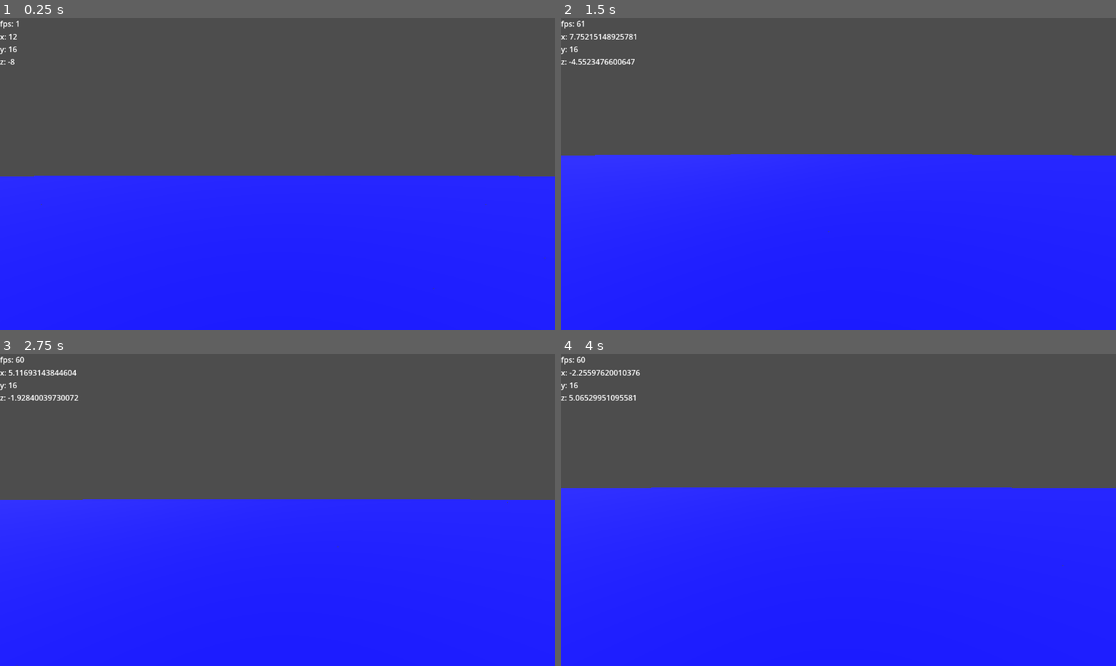
Above: before the commit, frames 1-4 (two rows, left to right).
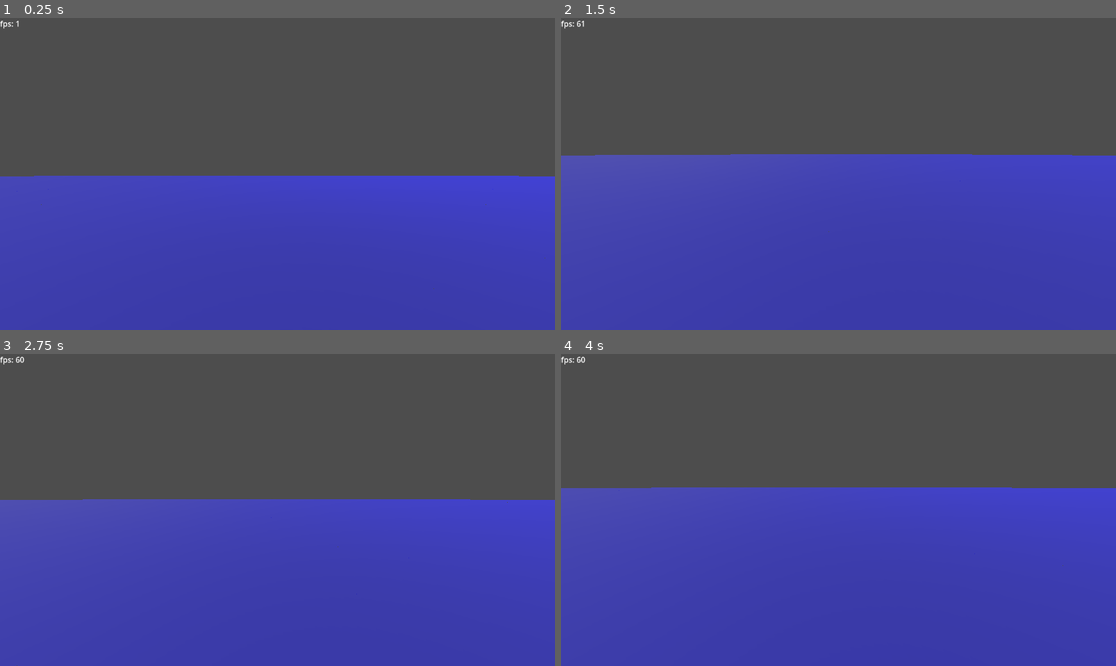
Above: after the commit, the same moments.

Repository: jmdejong/s6
Game: Godot game, scene res://scenes/world.tscn
The game is run twice, just before and just after one commit, with the same random seed, the same clock (stepped at 60 frames per second) and the same inputs.
Inputs (mouse positions are in pixels of both pictures, inside the frame that each line leads up to):
- Up to frame 1 (0.25 s): no input
- Up to frame 2 (1.5 s): tap Enter at 0.5 s; move the mouse to (960, 158) at 0.52 s; hold D (right) 0.53-1.28 s; click (960, 158) at 0.6 s; move the mouse to (810, 174) at 1.27 s; hold W (forwards) from 1.28 s (still down); tap Shift (sprint) at 1.35 s
- Up to frame 3 (2.75 s): keep holding W (forwards); move the mouse to (288, 503) at 2.02 s; click (288, 503) at 2.1 s
- Up to frame 4 (4 s): keep holding W (forwards); move the mouse to (832, 516) at 2.77 s; tap Shift (sprint) at 2.85 s; move the mouse to (877, 513) at 3.52 s; click (877, 513) at 3.6 s

The runs differ from the first frame. In frame 1, 49% of the frame differs, in the area x 0-100%, y 5-100%; in frame 2, 56%; in frame 3, 54%; in frame 4, 57%.

Commit message:
better grass particles and colours

Diff:
--- /dev/null
+++ b/scenes/height_collisions.tscn
@@ -0,0 +1,6 @@
+[gd_scene load_steps=2 format=3 uid="uid://cso43mjodhv5w"]
+
+[ext_resource type="Script" path="res://scripts/height_collisions.gd" id="1_rw1us"]
+
+[node name="HeightCollisions" type="StaticBody3D"]
+script = ExtResource("1_rw1us")
--- a/scenes/height_grass.tscn
+++ b/scenes/height_grass.tscn
@@ -1,15 +1,6 @@
-[gd_scene load_steps=6 format=3 uid="uid://qvsylhhgvhsx"]
+[gd_scene load_steps=4 format=3 uid="uid://qvsylhhgvhsx"]
 
 [ext_resource type="Script" path="res://scripts/height_grass.gd" id="1_advu8"]
-[ext_resource type="Shader" path="res://shaders/grassparticles.gdshader" id="2_lqfen"]
-
-[sub_resource type="ShaderMaterial" id="ShaderMaterial_xmc1g"]
-shader = ExtResource("2_lqfen")
-shader_parameter/area_min = null
-shader_parameter/area_size = null
-shader_parameter/side = null
-shader_parameter/chunk_min = null
-shader_parameter/chunk_size = null
 
 [sub_resource type="StandardMaterial3D" id="StandardMaterial3D_t3pfx"]
 cull_mode = 2
@@ -22,5 +13,4 @@
 
 [node name="HeightGrass" type="Node3D"]
 script = ExtResource("1_advu8")
-particle_material = SubResource("ShaderMaterial_xmc1g")
 mesh = SubResource("QuadMesh_h6pen")
--- /dev/null
+++ b/scenes/height_mesh.tscn
@@ -0,0 +1,29 @@
+[gd_scene load_steps=8 format=3 uid="uid://w66dky36q7nm"]
+
+[ext_resource type="Script" path="res://scripts/height_mesh.gd" id="1_md27k"]
+[ext_resource type="Shader" path="res://shaders/meshterrain.gdshader" id="2_0qfxd"]
+[ext_resource type="Texture2D" uid="uid://cfxhfpriv680" path="res://assets/ground_grass.png" id="3_booo5"]
+[ext_resource type="Texture2D" uid="uid://byty8m8bby1fa" path="res://assets/ground_sand.png" id="4_bj2wx"]
+[ext_resource type="Texture2D" uid="uid://b4jslu0uipdqo" path="res://assets/ground_stone.png" id="5_wkslr"]
+
+[sub_resource type="ShaderMaterial" id="ShaderMaterial_pti3q"]
+render_priority = 0
+shader = ExtResource("2_0qfxd")
+shader_parameter/area_min = null
+shader_parameter/area_size = null
+shader_parameter/texture_size = 2.0
+shader_parameter/grass_texture = ExtResource("3_booo5")
+shader_parameter/sand_texture = ExtResource("4_bj2wx")
+shader_parameter/stone_texture = ExtResource("5_wkslr")
+
+[sub_resource type="StandardMaterial3D" id="StandardMaterial3D_rtdkt"]
+transparency = 1
+cull_mode = 2
+albedo_color = Color(0, 0, 0.733333, 0.733333)
+
+[node name="HeightMesh" type="Node3D"]
+script = ExtResource("1_md27k")
+height_material = SubResource("ShaderMaterial_pti3q")
+water_material = SubResource("StandardMaterial3D_rtdkt")
+
+[node name="Meshes" type="Node3D" parent="."]
--- a/scenes/heightmap.tscn
+++ b/scenes/heightmap.tscn
@@ -1,27 +1,8 @@
-[gd_scene load_steps=8 format=3 uid="uid://ca575qgiulg5f"]
+[gd_scene load_steps=2 format=3 uid="uid://ca575qgiulg5f"]
 
-[ext_resource type="Script" path="res://scripts/heightmap.gd" id="1_rr73j"]
-[ext_resource type="Shader" path="res://shaders/meshterrain.gdshader" id="2_46lqx"]
-[ext_resource type="Texture2D" uid="uid://cfxhfpriv680" path="res://assets/ground_grass.png" id="3_2avwg"]
-[ext_resource type="Texture2D" uid="uid://byty8m8bby1fa" path="res://assets/ground_sand.png" id="4_n72q7"]
-[ext_resource type="Texture2D" uid="uid://b4jslu0uipdqo" path="res://assets/ground_stone.png" id="5_nwyq3"]
+[ext_resource type="Script" path="res://scripts/height_mesh.gd" id="1_jk4ni"]
 
-[sub_resource type="ShaderMaterial" id="ShaderMaterial_lvdf5"]
-render_priority = 0
-shader = ExtResource("2_46lqx")
-shader_parameter/area_min = null
-shader_parameter/area_size = null
-shader_parameter/texture_size = 4.0
-shader_parameter/grass_texture = ExtResource("3_2avwg")
-shader_parameter/sand_texture = ExtResource("4_n72q7")
-shader_parameter/stone_texture = ExtResource("5_nwyq3")
-
-[sub_resource type="StandardMaterial3D" id="StandardMaterial3D_tvtop"]
-albedo_color = Color(0, 0, 1, 1)
-
-[node name="HeightmapMesh" type="Node3D"]
-script = ExtResource("1_rr73j")
-height_material = SubResource("ShaderMaterial_lvdf5")
-water_material = SubResource("StandardMaterial3D_tvtop")
+[node name="HeightMesh" type="Node3D"]
+script = ExtResource("1_jk4ni")
 
 [node name="Meshes" type="Node3D" parent="."]
--- a/scenes/heightmap_collisions.tscn
+++ b/scenes/heightmap_collisions.tscn
@@ -1,6 +1,6 @@
 [gd_scene load_steps=2 format=3 uid="uid://cl618ixyx3ik4"]
 
-[ext_resource type="Script" path="res://scripts/heightmapshape.gd" id="1_vclct"]
+[ext_resource type="Script" path="res://scripts/height_collisions.gd" id="1_yaisn"]
 
-[node name="HeightmapCollisions" type="StaticBody3D"]
-script = ExtResource("1_vclct")
+[node name="HeightCollisions" type="StaticBody3D"]
+script = ExtResource("1_yaisn")
--- a/scenes/world.tscn
+++ b/scenes/world.tscn
@@ -1,16 +1,16 @@
 [gd_scene load_steps=11 format=3 uid="uid://fn2ddksgfbtm"]
 
 [ext_resource type="PackedScene" uid="uid://ckh5xy7d14ubd" path="res://scenes/player.tscn" id="1_hadwj"]
-[ext_resource type="PackedScene" uid="uid://ca575qgiulg5f" path="res://scenes/heightmap.tscn" id="3_7is5v"]
+[ext_resource type="PackedScene" uid="uid://w66dky36q7nm" path="res://scenes/height_mesh.tscn" id="3_f64ys"]
 [ext_resource type="Script" path="res://scripts/counters.gd" id="3_k87n2"]
-[ext_resource type="PackedScene" uid="uid://cl618ixyx3ik4" path="res://scenes/heightmap_collisions.tscn" id="4_6hr3l"]
+[ext_resource type="PackedScene" uid="uid://cso43mjodhv5w" path="res://scenes/height_collisions.tscn" id="4_7w3qk"]
 [ext_resource type="Script" path="res://scripts/blueprint.gd" id="4_g5nwg"]
 [ext_resource type="Shader" path="res://shaders/heightmap.gdshader" id="5_q2kd8"]
 [ext_resource type="PackedScene" uid="uid://qvsylhhgvhsx" path="res://scenes/height_grass.tscn" id="5_qde1d"]
 
 [sub_resource type="Environment" id="Environment_ok65l"]
 ambient_light_source = 2
-ambient_light_color = Color(0.533333, 0.533333, 0.533333, 1)
+ambient_light_energy = 0.0
 
 [sub_resource type="BoxMesh" id="BoxMesh_sf6mf"]
 
@@ -41,20 +41,20 @@
 offset_bottom = 50.0
 
 [node name="Player" parent="." instance=ExtResource("1_hadwj")]
-unique_name_in_owner = true
 transform = Transform3D(1, 0, 0, 0, 1, 0, 0, 0, 1, 12, 16, -8)
 
-[node name="HeightmapMesh" parent="." node_paths=PackedStringArray("source") instance=ExtResource("3_7is5v")]
+[node name="HeightMesh" parent="." node_paths=PackedStringArray("source") instance=ExtResource("3_f64ys")]
 source = NodePath("../Blueprint")
 
-[node name="HeightmapCollisions" parent="." node_paths=PackedStringArray("source") instance=ExtResource("4_6hr3l")]
+[node name="HeightCollisions" parent="." node_paths=PackedStringArray("source") instance=ExtResource("4_7w3qk")]
+source = NodePath("../Blueprint")
+
+[node name="HeightGrass" parent="." node_paths=PackedStringArray("source") instance=ExtResource("5_qde1d")]
+transform = Transform3D(1, 0, 0, -1.49012e-08, 1, -2.98023e-08, 1.49012e-08, 0, 1, 5.96046e-08, -4.76837e-07, 1.19209e-07)
 source = NodePath("../Blueprint")
 
 [node name="DirectionalLight3D" type="DirectionalLight3D" parent="."]
 transform = Transform3D(0.939693, -0.296198, 0.17101, 0, 0.5, 0.866025, -0.34202, -0.813798, 0.469846, 0, 4.52354, 0)
-
-[node name="HeightGrass" parent="." node_paths=PackedStringArray("source") instance=ExtResource("5_qde1d")]
-source = NodePath("../Blueprint")
 
 [node name="MeshInstance3D" type="MeshInstance3D" parent="."]
 mesh = SubResource("BoxMesh_sf6mf")
@@ -72,6 +72,6 @@
 offset_right = 4096.0
 offset_bottom = 4096.0
 
-[connection signal="viewpoint_changed" from="Player" to="HeightmapMesh" method="update_viewpoint"]
-[connection signal="viewpoint_changed" from="Player" to="HeightmapCollisions" method="update_viewpoint"]
+[connection signal="viewpoint_changed" from="Player" to="HeightMesh" method="update_viewpoint"]
+[connection signal="viewpoint_changed" from="Player" to="HeightCollisions" method="update_viewpoint"]
 [connection signal="viewpoint_changed" from="Player" to="HeightGrass" method="update_viewpoint"]
--- a/scripts/counters.gd
+++ b/scripts/counters.gd
@@ -9,5 +9,5 @@
 # Called every frame. 'delta' is the elapsed time since the previous frame.
 func _process(delta):
 	$Fps.text = "fps: {count}".format({"count": Engine.get_frames_per_second()})
-	var pos = get_node("%Player").global_position
-	$Pos.text = "x: {x}\ny: {y}\nz: {z}".format({"x": pos.x, "y": pos.y, "z": pos.z})
+	#var pos = get_node("%Player").global_position
+	#$Pos.text = "x: {x}\ny: {y}\nz: {z}".format({"x": pos.x, "y": pos.y, "z": pos.z})
--- a/scripts/height_grass.gd
+++ b/scripts/height_grass.gd
@@ -1,46 +1,37 @@
 extends Node3D
 
 @export var source: Node
-@export var particle_material: Material
 @export var mesh: Mesh
 @export var chunk_size = 32
-@export var chunk_distance = 3
+@export var chunk_distance = 1
 @export var max_chunks = 100
 @export var particles_per_meter = 2
 
 var _last_viewpoint = null
 var _loaded_chunks = {}
+var _particle_material = ShaderMaterial.new()
+var _particle_shader = preload("res://shaders/grassparticles.gdshader")
 
-
+func _ready():
+	await source.await_creation()
+	_particle_material.shader = _particle_shader
+	_particle_material.set_shader_parameter("area_min", source.aabb.position)
+	_particle_material.set_shader_parameter("area_size", source.aabb.size)
+	_particle_material.set_shader_parameter("side", particles_per_meter * chunk_size)
+	_particle_material.set_shader_parameter("chunk_size", chunk_size)
+	_particle_material.set_shader_parameter("noise", source.height_texture())
 
 func add_grass_area(area):
 	var node = GPUParticles3D.new()
 	node.position = Vector3(area.position.x, 0, area.position.y)
 	node.custom_aabb = AABB(Vector3(0, source.aabb.position.y, 0), Vector3(area.size.x, source.aabb.size.y, area.size.y))
-	particle_material.set_shader_parameter("area_min", source.aabb.position)
-	particle_material.set_shader_parameter("area_size", source.aabb.size)
-	particle_material.set_shader_parameter("side", particles_per_meter * area.size.x)
-	particle_material.set_shader_parameter("chunk_min", area.position)
-	particle_material.set_shader_parameter("chunk_size", area.size)
-	particle_material.set_shader_parameter("noise", source.height_texture())
-	node.process_material = particle_material
+	node.process_material = _particle_material
 	node.amount = area.get_area() * particles_per_meter * particles_per_meter
 	node.draw_pass_1 = mesh
 	add_child(node)
 	return node
 
 
-func remove_furthest():
-	var furthest_distance = 0
-	var furthest
-	for p in _loaded_chunks:
-		var d = p.distance_squared_to(_last_viewpoint)
-		if d > furthest_distance:
-			furthest = p
-			furthest_distance = d
-	var furthest_node = _loaded_chunks[furthest]
-	furthest_node.queue_free()
-	_loaded_chunks.erase(furthest)
 
 func update_viewpoint(pos3):
 	var pos = Vector2(pos3.x, pos3.z)
@@ -57,8 +48,8 @@
 		var d = max(dp.x, dp.y)
 		if d > dd + chunk_size:
 			to_clear.push_back(chunkpos)
-			_loaded_chunks[chunkpos].queue_free()
 	for chunkpos in to_clear:
+		_loaded_chunks[chunkpos].queue_free()
 		_loaded_chunks.erase(chunkpos)
 
 	for x in range(snapped_viewpoint.x - dd, snapped_viewpoint.x + dd, chunk_size):
--- /dev/null
+++ b/scripts/height_mesh.gd
@@ -0,0 +1,96 @@
+extends Node3D
+
+@export var chunk_resolution = 64
+@export var center_size = 16
+@export var snap_size = 32
+@export var view_dist = 2048
+@export var height_material: Material
+@export var water_material: Material
+@export var source: Node
+
+var aabb
+var area
+var chunk_mesh
+var water_mesh
+
+const tile_centers = [
+	Vector2(-1.5, -1.5),
+	Vector2(1.5, -1.5),
+	Vector2(-1.5, 1.5),
+	Vector2(1.5, 1.5),
+	Vector2(-0.5, -1.5),
+	Vector2(0.5, -1.5),
+	Vector2(-0.5, 1.5),
+	Vector2(0.5, 1.5),
+	Vector2(-1.5, -0.5),
+	Vector2(1.5, -0.5),
+	Vector2(-1.5, 0.5),
+	Vector2(1.5, 0.5),
+]
+
+func _ready():
+	for argument in OS.get_cmdline_args():
+		if argument == "--lores":
+			chunk_resolution = 16
+			view_dist = 512
+	await source.await_creation()
+	aabb = source.aabb
+	area = Rect2(aabb.position.x, aabb.position.z, aabb.size.x, aabb.size.z)
+
+	height_material.set_shader_parameter("noise", source.height_texture())
+	height_material.set_shader_parameter("area_min", aabb.position)
+	height_material.set_shader_parameter("area_size", aabb.size)
+
+	chunk_mesh = create_mesh(height_material)
+	water_mesh = create_mesh(water_material)
+
+	var size = center_size
+	for tc in [Vector2(-0.5, -0.5), Vector2(0.5, -0.5), Vector2(-0.5, 0.5), Vector2(0.5, 0.5)]:
+		add_chunk(tc * size, size, chunk_mesh)
+		add_chunk(tc * size, size, water_mesh)
+	while size < view_dist:
+		for tc in tile_centers:
+			add_chunk(tc * size, size, chunk_mesh)
+			add_chunk(tc * size, size, water_mesh)
+		size *= 2
+
+
+	# print(Time.get_ticks_msec()," starting collision shape gen")
+	# $Collision/Shape.shape.map_width = int(area.size.x * source.resolution)
+	# $Collision/Shape.shape.map_depth = int(area.size.y * source.resolution)
+	# print(Time.get_ticks_msec()," starting collision shape loop")
+	# var heightdata = source.get_all_heights()
+	# print(Time.get_ticks_msec()," finished collision shape gen")
+	# assert(heightdata.size() == $Collision/Shape.shape.map_data.size(), "collision heightmap sizes don't match")
+	# $Collision/Shape.shape.map_data = heightdata
+	# for x in area.size.x:
+		# for y in area.size.y:
+
+
+func create_mesh(material):
+	var mesh = PlaneMesh.new()
+	mesh.size = Vector2(1, 1)
+	mesh.subdivide_width = chunk_resolution - 1
+	mesh.subdivide_depth = chunk_resolution - 1
+	mesh.custom_aabb = AABB(
+		Vector3(-0.5, aabb.position.y, -0.5),
+		Vector3(1, aabb.size.y, 1)
+	)
+	mesh.material = material
+	return mesh
+
+func add_chunk(pos: Vector2, size: float, mesh: Mesh):
+	var chunk = MeshInstance3D.new()
+	chunk.position = Vector3(pos.x, 0, pos.y)
+	chunk.scale = Vector3(size, 1, size)
+	chunk.mesh = mesh
+	$Meshes.add_child(chunk)
+	return chunk
+
+func update_viewpoint(pos: Vector3):
+	var snapped_pos = pos.snapped(Vector3(snap_size, 1, snap_size))
+	snapped_pos.y = 0
+	$Meshes.position = snapped_pos
+
+#func _process(delta):
+#	update_core(get_node("%Player").global_position)
--- a/shaders/grassparticles.gdshader
+++ b/shaders/grassparticles.gdshader
@@ -4,9 +4,7 @@
 uniform vec3 area_min;
 uniform vec3 area_size;
 uniform uint side;
-uniform vec2 chunk_min;
-uniform vec2 chunk_size;
-// uniform float rot;
+uniform float chunk_size;
 
 
 
@@ -72,7 +70,7 @@
 	float rot = rand_from_seed(hash(INDEX)) * TAU;
 	uint pind = INDEX * 101u % (side * side);
 	vec2 dpos = vec2(float(pind / side), float(pind % side)) / float(side) * chunk_size;
-	vec2 pos = dpos + EMISSION_TRANSFORM[3].xz;
+	vec2 pos = dpos + EMISSION_TRANSFORM[3].xz + vec2(rand_from_seed(hash(INDEX * 7u + 53u)) - 0.5, rand_from_seed(hash(INDEX * 53u + 7u)) - 0.5) / (float(side) / chunk_size);
 	float h = height_at(pos);
 	TRANSFORM = mat4(
 		vec4( cos(rot), 0.0, sin(rot), 0.0),
--- a/shaders/meshterrain.gdshader
+++ b/shaders/meshterrain.gdshader
@@ -7,9 +7,9 @@
 uniform sampler2D noise;
 uniform vec3 area_min;
 uniform vec3 area_size;
-uniform sampler2D grass_texture;
-uniform sampler2D sand_texture;
-uniform sampler2D stone_texture;
+uniform sampler2D grass_texture : source_color, filter_linear_mipmap;
+uniform sampler2D sand_texture : source_color, filter_linear_mipmap;
+uniform sampler2D stone_texture : source_color, filter_linear_mipmap;
 uniform float texture_size;
 
 varying vec3 normals;
@@ -82,7 +82,7 @@
 		);
 	float sea_height = clamp(1.0 + p.y/4.0, 0.0, 1.0);
 	vec3 blue = vec3(sea_height, sea_height, 1.0);
-	ALBEDO = t.xyz;
+	ALBEDO = t.xyz * blue * blue;
 // 	ALBEDO = mix(
 // 		texture(stone_texture, tex_uv).xyz,
 // 		mix(
Renamed: scripts/heightmapshape.gd -> scripts/height_collisions.gd
Not shown, added: scripts/_heightmapshape.gd.backup
